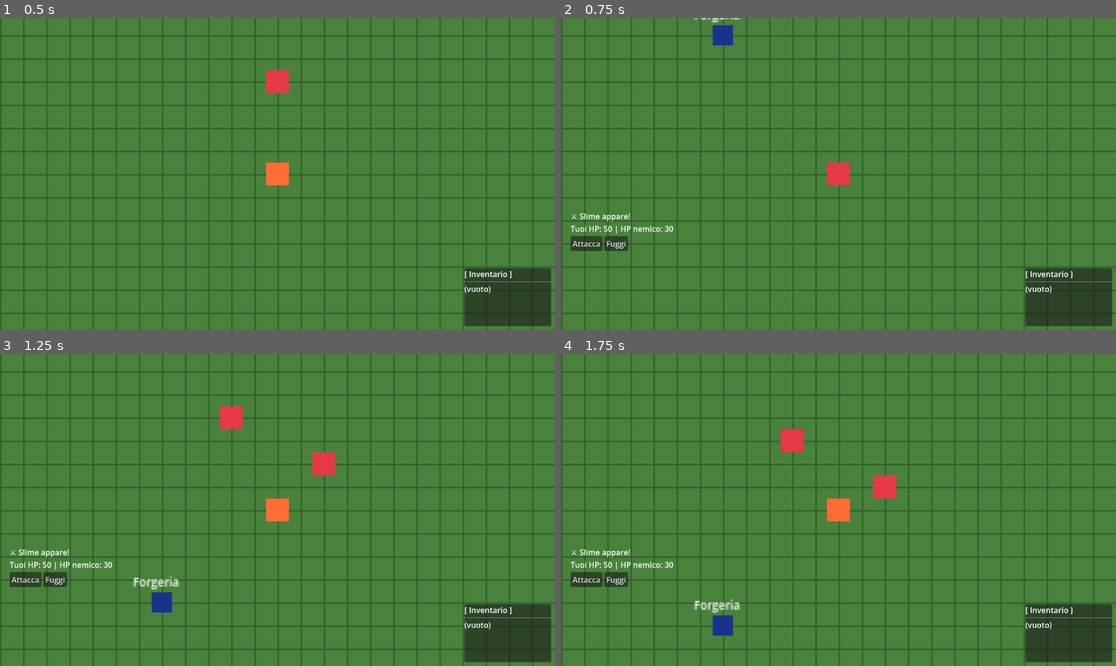
Above: before the commit, frames 1-4 (two rows, left to right).
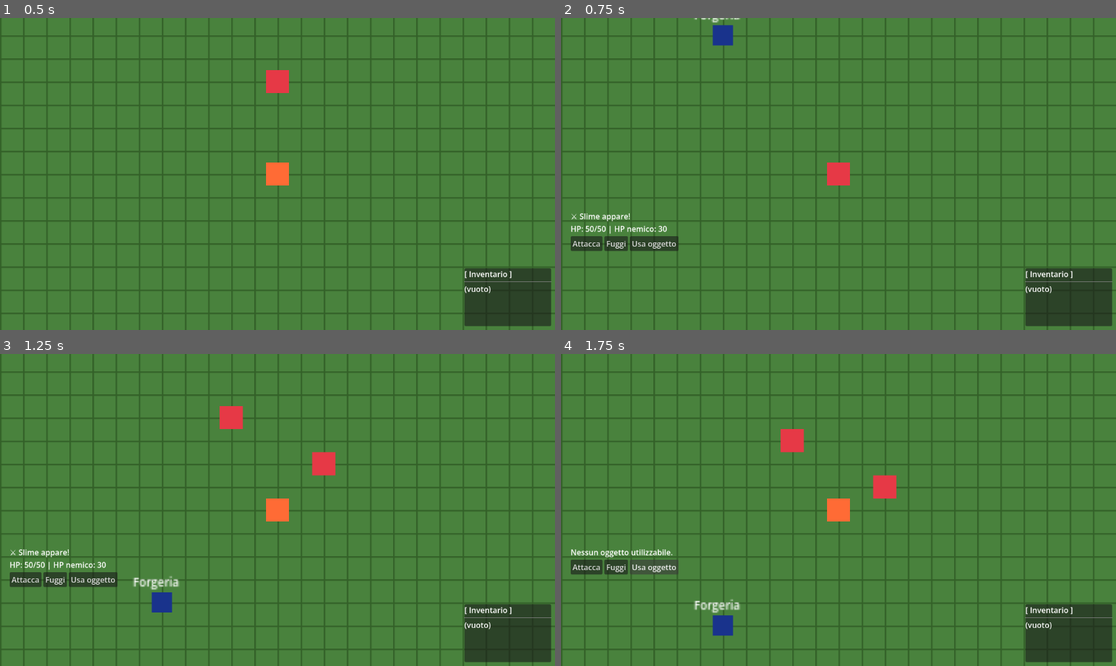
Above: after the commit, the same moments.

Repository: k0m1d3v/EmberPact
Game: Godot game, scene res://scenes/world/world.tscn
The game is run twice, just before and just after one commit, with the same random seed, the same clock (stepped at 60 frames per second) and the same inputs.
Inputs (mouse positions are in pixels of both pictures, inside the frame that each line leads up to):
- Up to frame 1 (0.5 s): no input
- Up to frame 2 (0.75 s): tap Enter at 0.5 s; hold Up (ui_up) from 0.53 s (still down); tap E (interact) at 0.6 s
- Up to frame 3 (1.25 s): keep holding Up (ui_up)
- Up to frame 4 (1.75 s): release Up (ui_up) at 1.25 s; click (655, 578) at 1.25 s, where only the run after the commit has a clickable "Usa oggetto"

Frame 1 is identical in both runs. In frame 2, 0.7% of the frame differs, in the area x 1-22%, y 66-75%; in frame 3, 0.7%; in frame 4, 1.4%, in the area x 1-22%, y 62-75%.

Commit message:
Fase 1 completa: HP su player, armatura, valori GDD, Usa oggetto, Game Over
Task 1 — HP su player.gd: player.hp/max_hp/base_defense/equipped_armor;
  battle_manager usa player_ref.hp e player_ref.get_defense() al posto
  di variabili locali; show_battle mostra HP/max_hp attuali

Task 2 — Armatura equipaggiabile: Armatura di pelle aggiunge DEF +5 via
  player.get_defense() = base_defense + equipped_armor.defense; auto-equip
  alla forgiatura; mostrata con [DEF +5] in inventory_ui

Task 3 — Valori allineati al GDD §4.3: Spada di ferro 18 ATK (era 20),
  Frecce 10 ATK (era 15)

Task 4 — Azione "Usa oggetto": terzo bottone aggiunto dinamicamente in
  battle_ui._ready(); battle_manager gestisce pozioni (type==potion);
  se nessun oggetto usabile mostra messaggio senza consumare il turno;
  counterattack estratta in _enemy_counterattack() per riuso

Task 5 — Schermata Game Over: game_over_ui.gd con overlay scuro e bottone
  "Riprova" (reload_current_scene); signal battle_ended(won, was_defeat)
  per distinguere sconfitta da fuga; layer 10 per stare sopra tutto

https://claude.ai/code/session_01MatrgjeeZ6dRxrgJphkcV9

Diff:
--- a/scripts/battle_manager.gd
+++ b/scripts/battle_manager.gd
@@ -1,16 +1,13 @@
 extends Node
 
-signal battle_ended(won: bool)
+signal battle_ended(won: bool, was_defeat: bool)
 
 var player_ref: Node
 var enemy_ref: Node
 var battle_ui: Node
 var in_battle := false
 
-var player_hp := 50
-var player_max_hp := 50
 var player_attack := 12
-var player_defense := 3
 
 func start_battle(player: Node, enemy: Node, ui: Node):
 	player_ref = player
@@ -21,13 +18,10 @@
 	if not battle_ui.has_method("show_battle"):
 		battle_ui = ui.get_tree().get_root().find_child("BattleUI", true, false)
 
-	var ename = "Nemico"
-	var ehp = 30
-	if enemy_ref.has_method("take_damage"):
-		ename = enemy_ref.enemy_name
-		ehp = enemy_ref.hp
+	var ename = enemy_ref.enemy_name if enemy_ref.has_method("take_damage") else "Nemico"
+	var ehp = enemy_ref.hp if enemy_ref.has_method("take_damage") else 30
 
-	battle_ui.show_battle(player_hp, ename, ehp)
+	battle_ui.show_battle(player_ref.hp, player_ref.max_hp, ename, ehp)
 	battle_ui.action_chosen.connect(_on_action)
 
 func _on_action(action: String):
@@ -35,49 +29,57 @@
 		return
 	battle_ui.set_buttons_enabled(false)
 
-	var ename = "Nemico"
-	if enemy_ref.has_method("take_damage"):
-		ename = enemy_ref.enemy_name
+	var ename = enemy_ref.enemy_name if enemy_ref.has_method("take_damage") else "Nemico"
 
 	if action == "attack":
 		var dmg = 0
 		var ehp = 0
-
 		if enemy_ref.has_method("take_damage"):
-			var actual_attack = player_ref.get_attack() if player_ref != null and player_ref.has_method("get_attack") else player_attack
+			var actual_attack = player_ref.get_attack() if player_ref.has_method("get_attack") else player_attack
 			dmg = enemy_ref.take_damage(actual_attack)
 			ehp = enemy_ref.hp
 		else:
 			dmg = player_attack
-			ehp = 0
 
 		var battle_log = "Hai inflitto %d danni! (HP nemico: %d)" % [dmg, ehp]
 
-		var dead = false
-		if enemy_ref.has_method("is_dead"):
-			dead = enemy_ref.is_dead()
-		else:
-			dead = ehp <= 0
-
+		var dead = enemy_ref.is_dead() if enemy_ref.has_method("is_dead") else ehp <= 0
 		if dead:
 			battle_log += "\n💀 %s sconfitto!" % ename
 			end_battle(true)
 			battle_ui.update_log(battle_log)
 			return
 
-		var enemy_atk = 8
-		var enemy_def = 2
-		if enemy_ref.has_method("take_damage"):
-			enemy_atk = enemy_ref.attack
-			enemy_def = enemy_ref.defense
+		battle_log += _enemy_counterattack(ename)
+		if player_ref.hp <= 0:
+			battle_log += "\n💀 Sei stato sconfitto..."
+			end_battle(false, true)
+			battle_ui.update_log(battle_log)
+			return
 
-		var enemy_dmg = max(1, enemy_atk - player_defense)
-		player_hp -= enemy_dmg
-		battle_log += "\n%s ti attacca per %d! (Tuoi HP: %d)" % [ename, enemy_dmg, max(0, player_hp)]
+		battle_ui.update_log(battle_log)
+		battle_ui.set_buttons_enabled(true)
 
-		if player_hp <= 0:
+	elif action == "use_item":
+		var usable = _get_usable_items()
+		if usable.is_empty():
+			battle_ui.update_log("Nessun oggetto utilizzabile.")
+			battle_ui.set_buttons_enabled(true)
+			return
+
+		var potion = usable[0]
+		var heal = potion.get("heal", 0)
+		player_ref.hp = min(player_ref.hp + heal, player_ref.max_hp)
+		var idx = player_ref.inventory.find(potion)
+		if idx >= 0:
+			player_ref.inventory.remove_at(idx)
+		player_ref.inventory_changed.emit(player_ref.inventory)
+
+		var battle_log = "Usato %s! HP: %d/%d" % [potion.get("name", "?"), player_ref.hp, player_ref.max_hp]
+		battle_log += _enemy_counterattack(ename)
+		if player_ref.hp <= 0:
 			battle_log += "\n💀 Sei stato sconfitto..."
-			end_battle(false)
+			end_battle(false, true)
 			battle_ui.update_log(battle_log)
 			return
 
@@ -86,13 +88,29 @@
 
 	elif action == "flee":
 		battle_ui.update_log("Sei fuggito!")
-		end_battle(false)
+		end_battle(false, false)
 
-func end_battle(won: bool):
+func _enemy_counterattack(ename: String) -> String:
+	var enemy_atk = enemy_ref.attack if enemy_ref.has_method("take_damage") else 8
+	var defense = player_ref.get_defense() if player_ref.has_method("get_defense") else 3
+	var dmg = max(1, enemy_atk - defense)
+	player_ref.hp -= dmg
+	return "\n%s ti attacca per %d! (HP: %d/%d)" % [ename, dmg, max(0, player_ref.hp), player_ref.max_hp]
+
+func _get_usable_items() -> Array:
+	var usable: Array = []
+	if player_ref == null:
+		return usable
+	for item in player_ref.inventory:
+		if item is Dictionary and item.get("type") == "potion":
+			usable.append(item)
+	return usable
+
+func end_battle(won: bool, was_defeat: bool = false):
 	in_battle = false
 	if not won:
-		player_hp = player_max_hp
-	battle_ended.emit(won)
+		player_ref.hp = player_ref.max_hp
+	battle_ended.emit(won, was_defeat)
 	await get_tree().create_timer(2.0).timeout
 	battle_ui.hide()
 	if won and is_instance_valid(enemy_ref):
--- a/scripts/battle_ui.gd
+++ b/scripts/battle_ui.gd
@@ -6,25 +6,38 @@
 @onready var attack_btn = $Control/VBoxContainer/HBoxContainer/Attacca
 @onready var flee_btn = $Control/VBoxContainer/HBoxContainer/Fuggi
 
+var use_item_btn: Button = null
+
 func _ready():
 	attack_btn.pressed.connect(_on_attack)
 	flee_btn.pressed.connect(_on_flee)
+
+	use_item_btn = Button.new()
+	use_item_btn.text = "Usa oggetto"
+	use_item_btn.pressed.connect(_on_use_item)
+	attack_btn.get_parent().add_child(use_item_btn)
+
 	hide()
 
-func show_battle(player_hp: int, enemy_name: String, enemy_hp: int):
+func show_battle(player_hp: int, player_max_hp: int, enemy_name: String, enemy_hp: int):
 	show()
 	set_buttons_enabled(true)
-	update_log("⚔️ %s appare!\nTuoi HP: %d | HP nemico: %d" % [enemy_name, player_hp, enemy_hp])
+	update_log("⚔️ %s appare!\nHP: %d/%d | HP nemico: %d" % [enemy_name, player_hp, player_max_hp, enemy_hp])
 
 func update_log(text: String):
 	log_label.text = text
 
 func set_buttons_enabled(enabled: bool):
-	attack_btn.disabled = !enabled
-	flee_btn.disabled = !enabled
+	attack_btn.disabled = not enabled
+	flee_btn.disabled = not enabled
+	if use_item_btn != null:
+		use_item_btn.disabled = not enabled
 
 func _on_attack():
 	action_chosen.emit("attack")
 
 func _on_flee():
 	action_chosen.emit("flee")
+
+func _on_use_item():
+	action_chosen.emit("use_item")
--- a/scripts/forge_ui.gd
+++ b/scripts/forge_ui.gd
@@ -4,19 +4,22 @@
 	{
 		"name": "Spada di ferro",
 		"type": "weapon",
-		"damage": 20,
+		"damage": 18,
+		"defense": 0,
 		"materials": {"Frammento di ferro": 3},
 	},
 	{
 		"name": "Armatura di pelle",
 		"type": "armor",
 		"damage": 0,
+		"defense": 5,
 		"materials": {"Pelle grezza": 2},
 	},
 	{
 		"name": "Frecce",
 		"type": "weapon",
-		"damage": 15,
+		"damage": 10,
+		"defense": 0,
 		"materials": {"Osso": 2},
 	},
 ]
@@ -92,7 +95,11 @@
 	var mats: PackedStringArray = []
 	for mat in recipe["materials"]:
 		mats.append("%s x%d" % [mat, recipe["materials"][mat]])
-	var stat = " [ATK %d]" % recipe["damage"] if recipe["damage"] > 0 else ""
+	var stat = ""
+	if recipe["damage"] > 0:
+		stat = " [ATK %d]" % recipe["damage"]
+	elif recipe.get("defense", 0) > 0:
+		stat = " [DEF +%d]" % recipe["defense"]
 	info.text = "%s%s\n%s" % [recipe["name"], stat, ", ".join(mats)]
 	info.size_flags_horizontal = Control.SIZE_EXPAND_FILL
 	hbox.add_child(info)
@@ -124,6 +131,7 @@
 		"name": recipe["name"],
 		"type": recipe["type"],
 		"damage": recipe["damage"],
+		"defense": recipe.get("defense", 0),
 		"essence_slots": [],
 	}
 	player_ref.inventory.append(item)
@@ -131,6 +139,10 @@
 		if player_ref.equipped_weapon.is_empty() or item["damage"] > player_ref.equipped_weapon.get("damage", 0):
 			player_ref.equipped_weapon = item
 			print("Arma equipaggiata: %s (ATK: %d)" % [item["name"], item["damage"]])
+	elif item["type"] == "armor":
+		if player_ref.equipped_armor.is_empty() or item["defense"] > player_ref.equipped_armor.get("defense", 0):
+			player_ref.equipped_armor = item
+			print("Armatura equipaggiata: %s (DEF +%d)" % [item["name"], item["defense"]])
 	player_ref.inventory_changed.emit(player_ref.inventory)
 	print("Forgiato: %s" % item["name"])
 	_refresh_recipes()
--- /dev/null
+++ b/scripts/game_over_ui.gd
@@ -0,0 +1,39 @@
+extends CanvasLayer
+
+func _ready():
+	var overlay = ColorRect.new()
+	overlay.anchor_right = 1.0
+	overlay.anchor_bottom = 1.0
+	overlay.color = Color(0, 0, 0, 0.75)
+	add_child(overlay)
+
+	var center = CenterContainer.new()
+	center.set_anchors_and_offsets_preset(Control.PRESET_FULL_RECT)
+	overlay.add_child(center)
+
+	var vbox = VBoxContainer.new()
+	vbox.add_theme_constant_override("separation", 12)
+	center.add_child(vbox)
+
+	var title = Label.new()
+	title.text = "GAME OVER"
+	title.add_theme_font_size_override("font_size", 32)
+	title.horizontal_alignment = HORIZONTAL_ALIGNMENT_CENTER
+	vbox.add_child(title)
+
+	var subtitle = Label.new()
+	subtitle.text = "Sei stato sconfitto..."
+	subtitle.horizontal_alignment = HORIZONTAL_ALIGNMENT_CENTER
+	vbox.add_child(subtitle)
+
+	vbox.add_child(HSeparator.new())
+
+	var btn = Button.new()
+	btn.text = "Riprova"
+	btn.pressed.connect(func(): get_tree().reload_current_scene())
+	vbox.add_child(btn)
+
+	hide()
+
+func show_game_over():
+	show()
--- a/scripts/inventory_ui.gd
+++ b/scripts/inventory_ui.gd
@@ -40,7 +40,11 @@
 		if item is String:
 			counts[item] = counts.get(item, 0) + 1
 		elif item is Dictionary:
-			var stat = " [ATK %d]" % item["damage"] if item.get("damage", 0) > 0 else ""
+			var stat = ""
+			if item.get("damage", 0) > 0:
+				stat = " [ATK %d]" % item["damage"]
+			elif item.get("defense", 0) > 0:
+				stat = " [DEF +%d]" % item["defense"]
 			equip_lines.append("%s%s" % [item.get("name", "?"), stat])
 	var lines: PackedStringArray = []
 	for item_name in counts:
--- a/scripts/player.gd
+++ b/scripts/player.gd
@@ -9,6 +9,10 @@
 var target_position := Vector2.ZERO
 var inventory: Array = []
 var equipped_weapon: Dictionary = {}
+var equipped_armor: Dictionary = {}
+var hp: int = 50
+var max_hp: int = 50
+var base_defense: int = 3
 
 func _ready():
 	global_position = global_position.snapped(Vector2(TILE_SIZE, TILE_SIZE))
@@ -35,6 +39,9 @@
 		target_position = global_position + direction
 		is_moving = true
 
+func get_defense() -> int:
+	return base_defense + equipped_armor.get("defense", 0)
+
 func get_attack() -> int:
 	if not equipped_weapon.is_empty():
 		return equipped_weapon.get("damage", 12)
--- a/scripts/world.gd
+++ b/scripts/world.gd
@@ -8,6 +8,7 @@
 const ItemPickupScript = preload("res://scripts/item_pickup.gd")
 const ForgeScript = preload("res://scripts/forge.gd")
 const ForgeUIScript = preload("res://scripts/forge_ui.gd")
+const GameOverUIScript = preload("res://scripts/game_over_ui.gd")
 
 const ENEMY_CONFIGS = [
 	{"enemy_name": "Slime",     "hp": 30, "attack": 8,  "defense": 2, "drop": "Frammento di ferro"},
@@ -30,6 +31,7 @@
 var inventory_ui_instance: Node
 var forge_node: Node = null
 var forge_ui_node: Node = null
+var game_over_ui_node: Node = null
 var in_battle := false
 var defeat_cooldown := false
 var enemies: Array = []
@@ -62,6 +64,11 @@
 	forge_node.global_position = Vector2(48, -32)
 	add_child(forge_node)
 	forge_node.setup(player, forge_ui_node)
+
+	game_over_ui_node = CanvasLayer.new()
+	game_over_ui_node.set_script(GameOverUIScript)
+	game_over_ui_node.layer = 10
+	add_child(game_over_ui_node)
 
 func _register_actions():
 	if not InputMap.has_action("interact"):
@@ -144,7 +151,7 @@
 		forge_node.can_interact = false
 	battle_manager.start_battle(player, enemy, battle_ui_instance)
 
-func _on_battle_ended(won: bool):
+func _on_battle_ended(won: bool, was_defeat: bool):
 	in_battle = false
 	if won:
 		print("Vittoria!")
@@ -155,8 +162,12 @@
 		if enemies.is_empty():
 			print("Tutti i nemici sconfitti! Rigenerazione tra 10 secondi...")
 			get_tree().create_timer(10.0).timeout.connect(respawn_enemies)
+	elif was_defeat:
+		print("Sconfitta!")
+		current_battle_enemy = null
+		game_over_ui_node.show_game_over()
 	else:
-		print("Sconfitta o fuga")
+		print("Fuga!")
 		current_battle_enemy = null
 		defeat_cooldown = true
 		get_tree().create_timer(3.0).timeout.connect(func(): defeat_cooldown = false)
